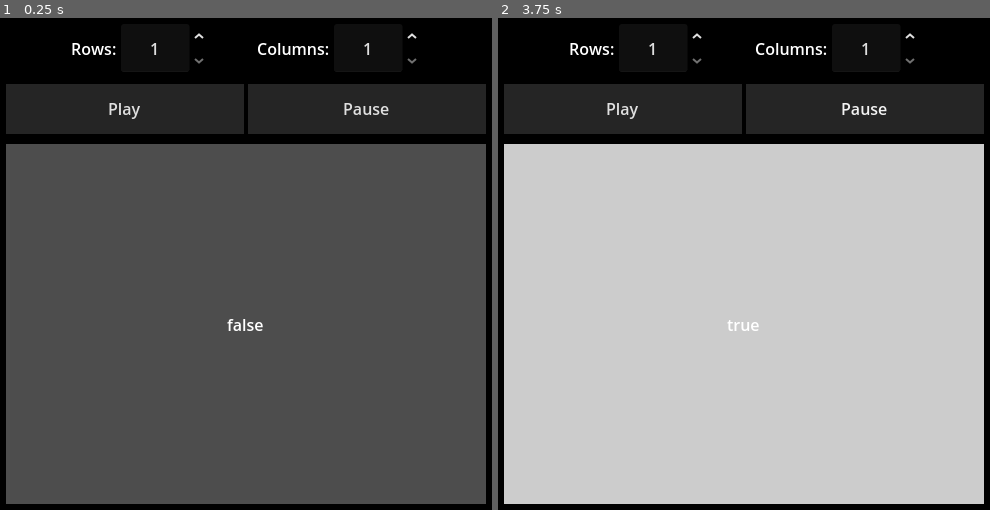
Above: before the commit, frames 1-2 (left to right).
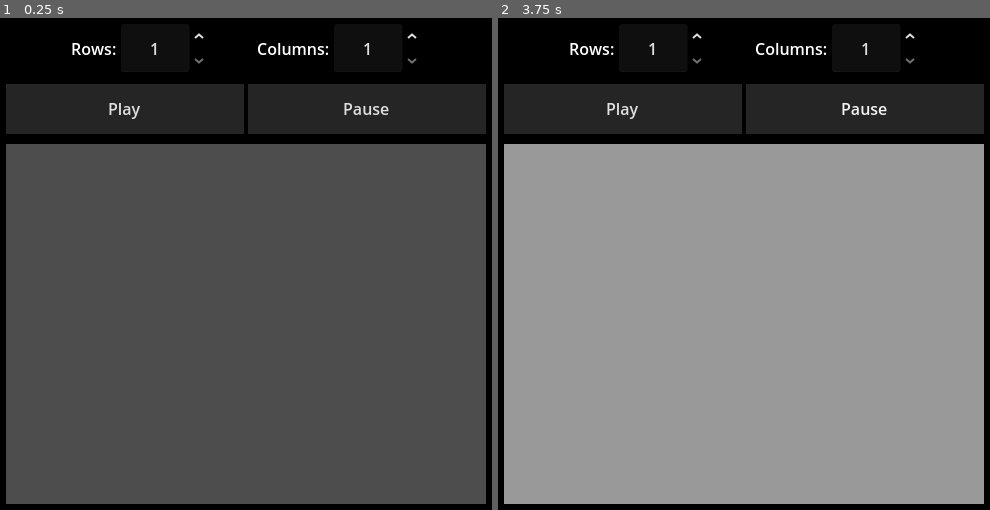
Above: after the commit, the same moments.

Repository: FlloydGagni/Godot-Game-of-Life
Game: Godot game, scene res://scenes/main_interface.tscn
Two runs of this game, one before a commit and one after it. Both use one fixed random seed, a clock stepped at 60 frames per second and the inputs below.
Inputs (mouse positions are in pixels of both pictures, inside the frame that each line leads up to):
- Up to frame 1 (0.25 s): no input
- Up to frame 2 (3.75 s): click "Play" at 0.5 s; click "Play" at 1.25 s; click "Play" at 2 s; click "Pause" at 2.75 s; move the mouse to (852, 239) at 3.52 s; click (852, 239) at 3.67 s

The runs differ from the first frame. In frame 1, 0.1% of the frame differs, in the area x 46-54%, y 61-64%; in frame 2, 71%, in the area x 1-99%, y 25-99%.

Commit message:
Complete implementation of the rules and update cycle
Signed-off-by: Flloyd Nathaniel Gagni <fnbg720@gmail.com>

Diff:
--- a/scenes/cell.tscn
+++ b/scenes/cell.tscn
@@ -10,7 +10,7 @@
 corner_radius_bottom_left = 5
 
 [node name="Cell" type="Control"]
-custom_minimum_size = Vector2(5, 5)
+custom_minimum_size = Vector2(1, 1)
 layout_mode = 3
 anchors_preset = 15
 anchor_right = 1.0
@@ -22,7 +22,7 @@
 script = ExtResource("1_upbjj")
 
 [node name="CellPanel" type="Panel" parent="."]
-custom_minimum_size = Vector2(10, 10)
+custom_minimum_size = Vector2(1, 1)
 layout_mode = 1
 anchors_preset = 15
 anchor_right = 1.0
@@ -30,19 +30,3 @@
 grow_horizontal = 2
 grow_vertical = 2
 theme_override_styles/panel = SubResource("StyleBoxFlat_0s7o3")
-
-[node name="Location" type="Label" parent="CellPanel"]
-layout_mode = 1
-anchors_preset = 8
-anchor_left = 0.5
-anchor_top = 0.5
-anchor_right = 0.5
-anchor_bottom = 0.5
-offset_left = -20.0
-offset_top = -11.5
-offset_right = 20.0
-offset_bottom = 11.5
-grow_horizontal = 2
-grow_vertical = 2
-horizontal_alignment = 1
-vertical_alignment = 1
--- a/scenes/main_interface.tscn
+++ b/scenes/main_interface.tscn
@@ -91,11 +91,11 @@
 [node name="Grid" type="GridContainer" parent="InterfaceMargin/MainContainer"]
 layout_mode = 2
 size_flags_vertical = 3
-theme_override_constants/h_separation = 2
-theme_override_constants/v_separation = 2
+theme_override_constants/h_separation = 0
+theme_override_constants/v_separation = 0
 
 [node name="Cell" parent="InterfaceMargin/MainContainer/Grid" instance=ExtResource("1_7qx7d")]
 layout_mode = 2
 
 [node name="UpdateTimer" type="Timer" parent="."]
-wait_time = 2.0
+wait_time = 0.1
--- a/scripts/cell.gd
+++ b/scripts/cell.gd
@@ -3,34 +3,28 @@
 @export var cell_data : Dictionary
 
 @onready var cell_panel: Panel = $CellPanel
-@onready var location_label: Label = $CellPanel/Location
 
 var alive : bool = false
 var cell_location : Vector2i
 var cell_neighbors : Array[Vector2i]
 
 func _ready() -> void:
+	_update_cell_data()
+	_update_cell_display()
+
+	cell_panel.gui_input.connect(_on_gui_input)
+
+func _update_cell_data() -> void :
 	cell_data = {
 		"status" : alive,
 		"location" : cell_location,
 		"neighbors" : cell_neighbors,
 	}
 
-	_on_update_current_cell_data(alive)
-
-	cell_panel.gui_input.connect(_on_gui_input)
-
-	CellManager.update_cell_data.connect(_on_update_cell_data)
-	CellManager.update_current_cell_data.connect(_on_update_current_cell_data)
-
 func _initialize_cell_location(grid_location : Vector2i) -> void :
 	cell_location = grid_location
-	$CellPanel/Location.text = str(alive)
 
 	_initialize_neighbors()
-
-func _on_update_cell_data() -> void :
-	CellManager.current_cell_data.emit(cell_data)
 
 func _initialize_neighbors() -> void :
 	var directions : Array[Vector2i] = [
@@ -44,21 +38,20 @@
 	for dir in directions:
 		var neighbor : Vector2i = cell_location + dir
 
+
 		# Ensure the neighbor is within bounds
 		if neighbor.x >= 0 and neighbor.x < CellManager.row and neighbor.y >= 0 and neighbor.y < CellManager.col:
 			cell_neighbors.append(neighbor)
 
-	cell_data["neighbors"] = cell_neighbors
+	_update_cell_data()
 
-func _on_update_current_cell_data(_passed_satus : bool) -> void :
-	alive = _passed_satus
-
-	var stylebox : StyleBoxFlat = StyleBoxFlat.new()
+func _update_cell_display() -> void :
+	var stylebox = StyleBoxFlat.new()
 
 	if alive:
-		stylebox.bg_color = Color(0.8, 0.8, 0.8)  # Green when alive
+		stylebox.bg_color = Color(0.6, 0.6, 0.6)  # Green when alive
 	else:
-		stylebox.bg_color = Color(0.3, 0.3, 0.3)  # Red when dead
+		stylebox.bg_color = Color(0.3, 0.3, 0.3)
 
 	cell_panel.add_theme_stylebox_override("panel", stylebox)
 
@@ -66,5 +59,4 @@
 	if event is InputEventMouseButton:
 		if event.button_index == MOUSE_BUTTON_LEFT and event.pressed:
 			alive = !alive
-			$CellPanel/Location.text = str(alive)
-			_on_update_current_cell_data(alive)
+			_update_cell_display()
--- a/scripts/cell_manager.gd
+++ b/scripts/cell_manager.gd
@@ -2,41 +2,35 @@
 
 @warning_ignore("unused_signal")
 
-signal update_cell_data
-signal current_cell_data(cell_data : Dictionary)
-signal update_current_cell_data
-
-var alive : bool = false
-var cell_location : Vector2i
-var cell_neighbors : Array[Vector2i]
-var grid_map : Dictionary
 var row : int
 var col : int
 var no_of_cells : int
 
-func _ready() -> void:
-	self.current_cell_data.connect(_on_current_cell_data)
+var grid_map : Dictionary
+var current_status_map : Dictionary
+var next_status_map : Dictionary
 
-func _on_current_cell_data(cell_data : Dictionary) -> void:
-	alive = cell_data["status"]
-	cell_location = cell_data["location"]
-	cell_neighbors = cell_data["neighbors"]
+func update_cell_data() -> void :
+	for cell in grid_map:
+		var alive_neighbors_count = 0
 
-	var alive_neighbors_count = 0
+		current_status_map[Vector2i(grid_map[cell].cell_location)] = grid_map[cell].alive
 
-	print(cell_neighbors)
+		for neighbor in grid_map[cell].cell_neighbors:
+			if grid_map[neighbor].alive :
+				alive_neighbors_count += 1
 
-	for neighbor in cell_neighbors:
-		var neighbor_cell_node = grid_map[neighbor]
-		print(neighbor_cell_node.alive)
-		print("")
+		if current_status_map[Vector2i(grid_map[cell].cell_location)] == true :
+			if alive_neighbors_count < 2 or alive_neighbors_count > 3 :
+				next_status_map[Vector2i(grid_map[cell].cell_location)] = false
+			elif alive_neighbors_count == 2 or alive_neighbors_count == 3 :
+				next_status_map[Vector2i(grid_map[cell].cell_location)] = true
+		elif current_status_map[Vector2i(grid_map[cell].cell_location)] == false :
+			if alive_neighbors_count == 3 :
+				next_status_map[Vector2i(grid_map[cell].cell_location)] = true
+			else :
+				next_status_map[Vector2i(grid_map[cell].cell_location)] = false
 
-		if neighbor_cell_node.alive:
-			alive_neighbors_count += 1
-
-	if alive_neighbors_count < 2 or alive_neighbors_count > 3:
-		alive = false
-	elif alive_neighbors_count == 2 or alive_neighbors_count == 3:
-		alive = true
-
-	update_current_cell_data.emit(alive)
+	for cell in grid_map:
+		grid_map[cell].alive = next_status_map[Vector2i(grid_map[cell].cell_location)]
+		grid_map[cell]._update_cell_display()
--- a/scripts/main_interface.gd
+++ b/scripts/main_interface.gd
@@ -19,7 +19,7 @@
 func _ready() -> void :
 	get_window().min_size = Vector2i(500, 500)
 
-	_resize_grid(1)
+	_resize_grid(0)
 
 	start.pressed.connect(_on_start_pressed)
 	stop.pressed.connect(_on_stop_pressed)
@@ -36,11 +36,11 @@
 	update_timer.stop()
 
 func _on_update_timer_timeout() -> void :
-	CellManager.update_cell_data.emit()
+	CellManager.update_cell_data()
 
 func _on_col_value_changed(value : int) -> void :
 	grid.columns = value
-	_resize_grid(value)
+	_resize_grid(0)
 
 func _resize_grid(_value : int) -> void:
 	CellManager.grid_map = {}
